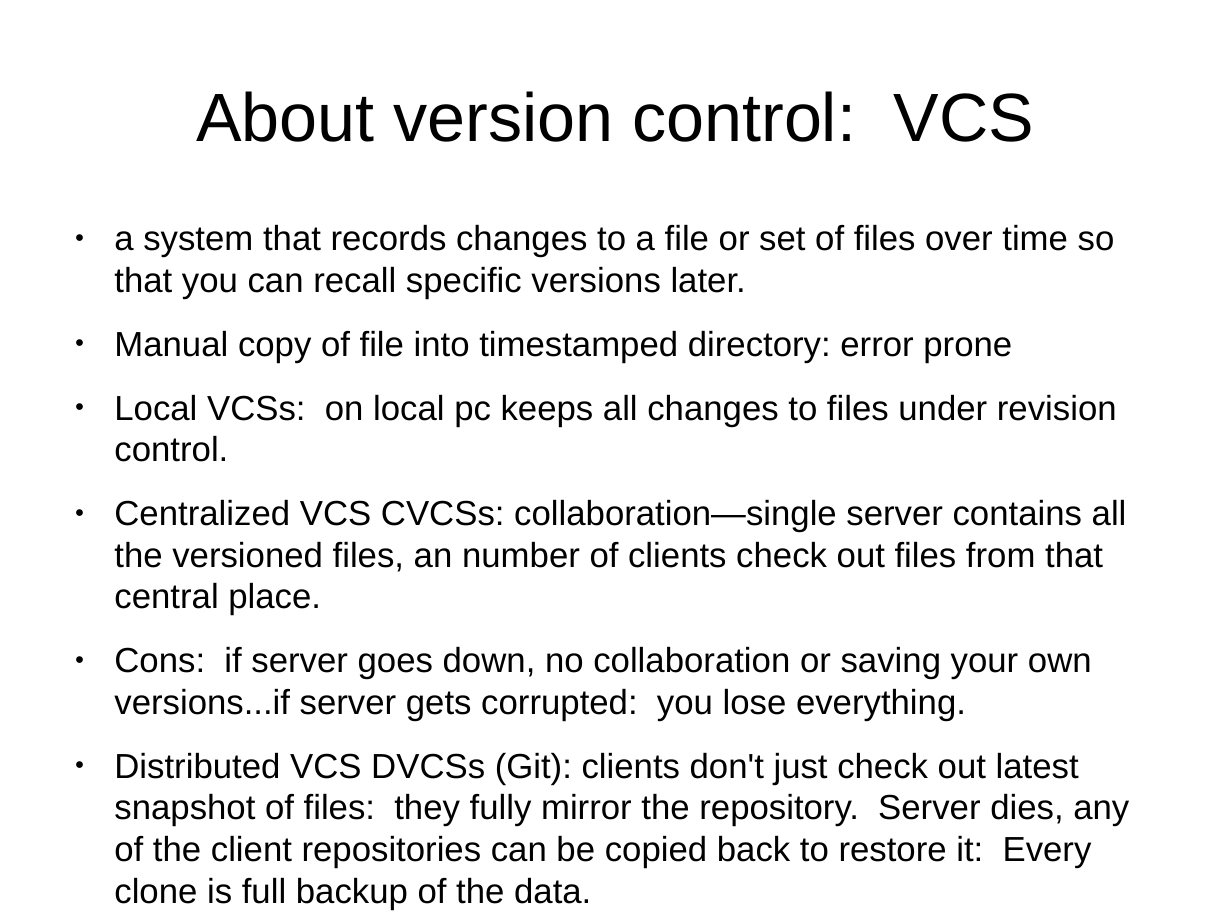
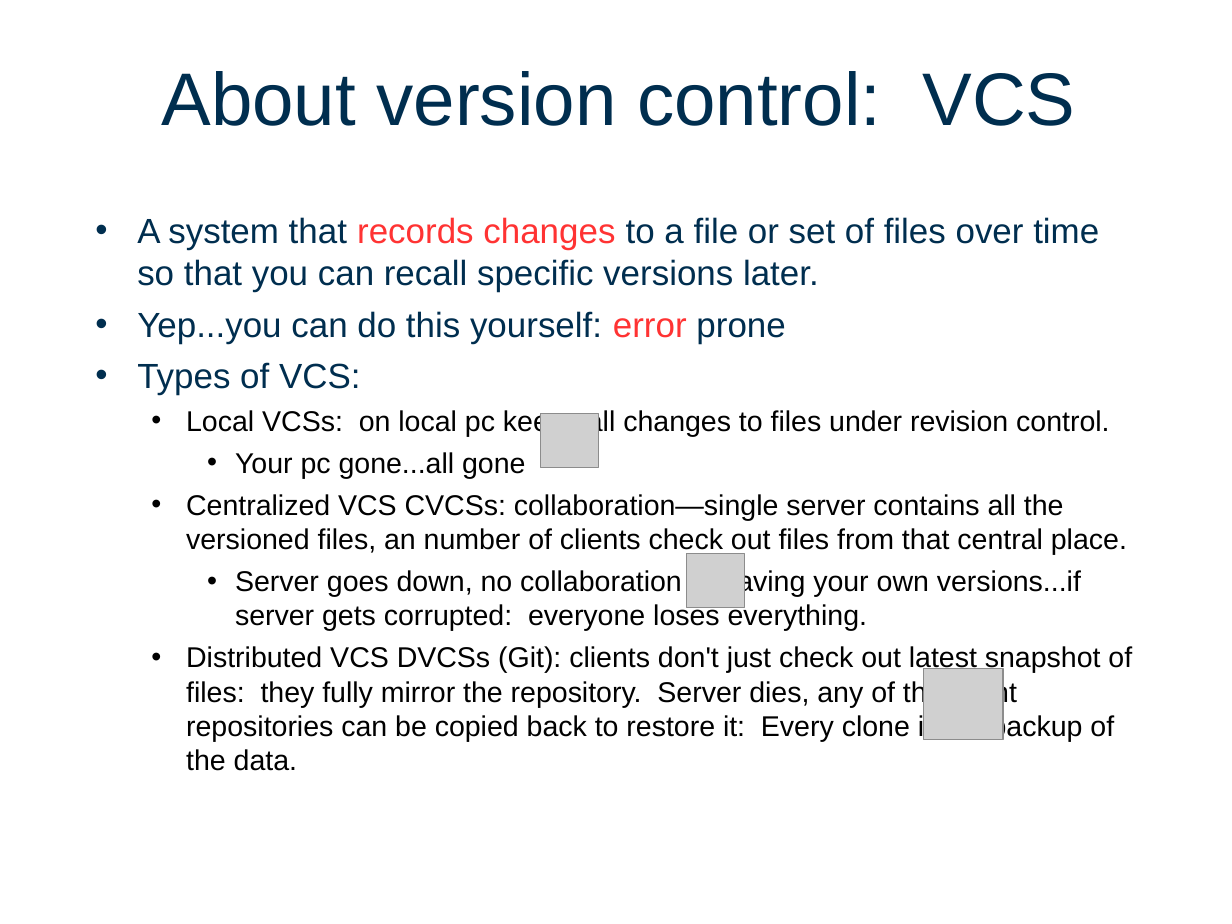
Before and after one commit to FineWilms/Workshop_github, a slide deck: slide 2 of intro2Git.odp. Drawn at 1232x924 pixels with LibreOffice and Linux fonts; fonts in the diff are those of the drawing; grey boxes stand for pictures; background and template pictures are left out. Boxes give left, top, right and bottom in pixels: in the first picture for what was removed or moved away, otherwise in the second. Text is boxed around its words. In the diff, an @@ line names an element or a change of style, - is before the commit and + after.

```diff
--- a/intro2Git.odp
+++ b/intro2Git.odp
@@ title "About version control: VCS": place and size @@
-title "About version control: VCS" at box(196, 91, 1034, 142)
+title "About version control: VCS" at box(161, 71, 1076, 126)
@@ title "About version control: VCS" at box(161, 71, 1076, 126): size 44 to 48 pt, text colour #000000 to #002E4F; vertical alignment middle to top @@
@@ text "A system that records changes ...": place and size @@
-text "A system that records changes ..." at box(114, 224, 1129, 910)
+text "A system that records changes ..." at box(137, 217, 1132, 771)
@@ text at box(137, 217, 1099, 395): text changed; size 22.4 to 22.5 pt; text colour #000000 to #002E4F @@
-● a system that records changes to a file or set of files over time so that you can recall specific versions later.
-● Manual copy of file into timestamped directory: error prone
+• A system that records changes to a file or set of files over time so that you can recall specific versions later.
+• Yep...you can do this yourself: error prone
+• Types of VCS:
@@ text at box(186, 409, 1132, 771): size 22.4 to 18.4 pt in "Local VCSs: on local pc keeps all ...", "Centralized VCS CVCSs: collaboration—single server contains  ...", "Distributed VCS DVCSs (Git): clients don't just ..."; bullet ● to •; list level 1 to 2 in "Local VCSs: on local pc ..."; list level 1 to 2 in "Centralized VCS CVCSs: collaboration—single server ..."; list level 1 to 2 in "Distributed VCS DVCSs (Git): clients ..." @@
@@ picture added at box(541, 414, 599, 467) @@
@@ text at box(235, 452, 525, 479): paragraph added @@
+    • Your pc gone...all gone
@@ text at box(235, 569, 1081, 631): text changed; size 22.4 to 18.4 pt @@
-● Cons: if server goes down, no collaboration or saving your own versions...if server gets corrupted: you lose everything.
+    • Server goes down, no collaboration or saving your own versions...if server gets corrupted: everyone loses everything.
@@ picture added at box(686, 553, 745, 607) @@
@@ picture added at box(925, 669, 1004, 739) @@
```
Also in this commit, not shown: 11 other slides changed.
